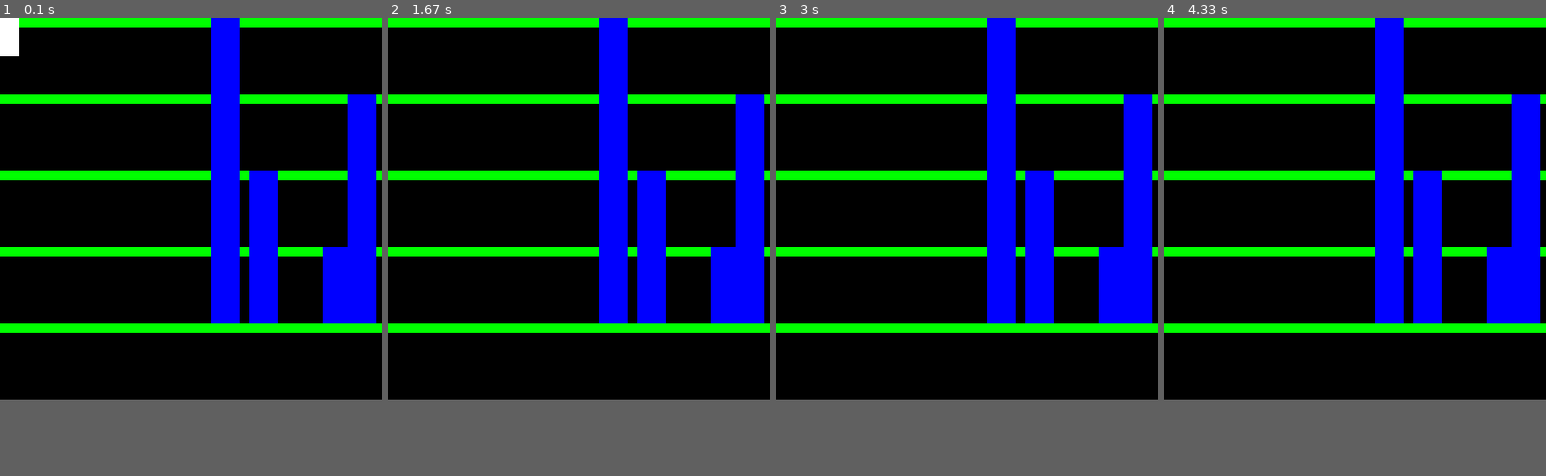
Above: before the commit, frames 1-4 (left to right).
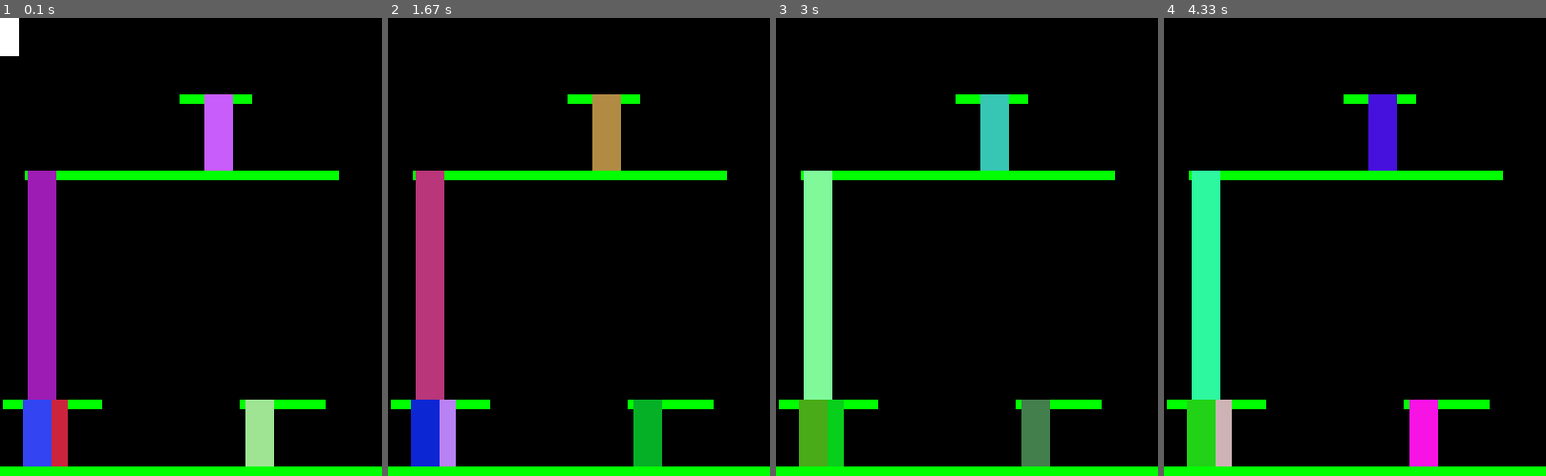
Above: after the commit, the same moments.

Repository: lvanderlyn/VideoGame
Game: pygame game, started from scaffolding.py
Two runs of this game, one before a commit and one after it. Both use one fixed random seed, a clock stepped at 60 frames per second and the inputs below. The source is Python 2; it was converted automatically to run under Python 3.
Inputs:
- Up to frame 1 (0.1 s): no input
- Up to frame 2 (1.67 s): hold Right 0.33-0.8 s; hold Right 0.83-1.3 s; hold Left from 1.33 s (still down)
- Up to frame 3 (3 s): release Left at 1.87 s
- Up to frame 4 (4.33 s): no input
In our replay, the window is 400x400 before the commit and 400x480 after it. These sizes can differ from the game's own. Grey fills any space a smaller window leaves; there, only what the larger window draws over its background counts as a difference.

The runs differ from the first frame. In frame 1, 29% of the frame differs, in the area x 0-100%, y 0-100%; in frame 2, 29%; in frame 3, 29%; in frame 4, 29%.

Commit message:
Works except for random overlaps of ladders

Diff:
--- a/scaffolding.py
+++ b/scaffolding.py
@@ -26,7 +26,7 @@
 MODE_FALLING = 5
 
 WINDOWWIDTH = 400
-WINDOWHEIGHT = 400
+WINDOWHEIGHT = 480
 
 
 # set up the colors
@@ -111,12 +111,16 @@
     def genPlatforms(self):
         #Generates platforms depending of windowheight/width
         numLayers  = int(math.ceil(WINDOWHEIGHT/(2.0*J_HEIGHT))) #Number of layers of platforms allowed
-        for layer in range(numLayers):
-            y = (WINDOWHEIGHT/numLayers)*layer
-            x = 0
-            width = WINDOWWIDTH #change this to make variable widths
+        h = WINDOWHEIGHT/numLayers
+        initPlat = Platform(0, WINDOWHEIGHT-PLATFORM_HEIGHT, WINDOWWIDTH)
+        self.platforms.append(initPlat)
+        for i in range(0,10):
+            y = random.randint(0, numLayers)*h + h
+            width = random.randint(50,150) #change this to make variable widths
+            x = random.randint(0,WINDOWWIDTH-width)
             plat = Platform(x,y,width)
             self.platforms.append(plat)
+
 
 
     def genLadders(self): #Not Dones
@@ -126,24 +130,43 @@
         height = 0
         x_pos = 0
         y_coor = 0
+
         for fromPlatform in self.platforms:
             r = random.randint(0,2)
+            possiblePlatforms = []
+            #print "do we try to build ladder? ", r
             if r==0 or r==1: #2/3 chance of having a ladder going down
-                possiblePlatforms = []
                 for toPlatform in self.platforms:
-                    for i in range(random.randint(0,4)):
-                        x_pos = random.randint(fromPlatform.x, (fromPlatform.x + fromPlatform.width-LADDER_WIDTH)) #choose random x position on platform
-                        if x_pos in range(toPlatform.x, toPlatform.x + toPlatform.width - LADDER_WIDTH):
-                            possiblePlatforms.append(toPlatform)
-                for possPlat in possiblePlatforms:
-                    if (possPlat.y > fromPlatform.y + (2*h)):
+                    if not (toPlatform==fromPlatform):
+                        for i in range(random.randint(0,4)):#generate 0 to 8 ladders
+                            x_pos = random.randint(fromPlatform.x, (fromPlatform.x + fromPlatform.width-LADDER_WIDTH)) #choose random x position on platform
+                            if x_pos in range(toPlatform.x, toPlatform.x + toPlatform.width-LADDER_WIDTH):
+                                if toPlatform.y>fromPlatform.y:
+                                    possiblePlatforms.append(toPlatform)
+                                    break
+                #print "fromPlatform.y = ", fromPlatform.y
+                for possPlat in possiblePlatforms: #Can't go higher than 2h
+                    #print "possPlat.y = ", possPlat.y
+                    if (possPlat.y > (fromPlatform.y + (2*h))):
+                        #print "removed", possPlat.y
                         possiblePlatforms.remove(possPlat)
                 if len(possiblePlatforms) != 0:
-                    p = random.randint(0,len(possiblePlatforms))
-                    ladder = Ladder(x_pos, fromPlatform.y, toPlatform.y - fromPlatform.y)
-                    self.ladders.append(ladder)
-
-
+                    p = random.randint(0,len(possiblePlatforms)-1)
+                    endPlatform = possiblePlatforms[p]
+                    ladder = Ladder(x_pos, fromPlatform.y, endPlatform.y - fromPlatform.y)
+                    #print "ladder", "x_pos = ", x_pos, "fromPlatform.y = ", fromPlatform.y, "toPlatform.y = ", toPlatform.y
+                    if len(self.ladders) > 0:
+                        for allLadders in self.ladders:
+                            print allLadders.rect
+                            if ((ladder.x+LADDER_WIDTH) in range(allLadders.x, allLadders.x + LADDER_WIDTH)) or (ladder.x in range(allLadders.x, allLadders.x + LADDER_WIDTH)):
+                                print ladder.x, "found a bad one!"
+                                continue
+                            else:
+                                self.ladders.append(ladder)
+                                print ladder.x, "created a ladder"
+                        print "--------"
+                    else:
+                        self.ladders.append(ladder)
 
 class Jumpman: #Defines Jumpman the one and only
     def __init__(self,x,y,width,height):
@@ -187,11 +210,12 @@
         self.screen = screen
 
     def draw(self):
+
         self.screen.fill(BLACK) #Makes screen bg black
         for platform in self.model.platforms:
             pygame.draw.rect(self.screen, GREEN, (platform.x, platform.y, platform.width, platform.height)) #Draws all of the platforms
         for ladder in self.model.ladders:
-            pygame.draw.rect(self.screen, BLUE, (ladder.x, ladder.y, ladder.width, ladder.height)) #Draws all of the ladders
+            pygame.draw.rect(self.screen, (random.randint(0,255),random.randint(0,255),random.randint(0,255)), (ladder.x, ladder.y, ladder.width, ladder.height)) #Draws all of the ladders
         pygame.draw.rect(self.screen, WHITE, (self.model.jumpman.x, self.model.jumpman.y, self.model.jumpman.width, self.model.jumpman.height))#Draws our jumpman
 
 class Controller:
--- a/scaffoldingWithContact.py
+++ /dev/null
@@ -1,220 +0,0 @@
-# -*- coding: utf-8 -*-
-"""
-Created on Fri Mar  7 20:01:01 2014
-
-@author: koenigin
-"""
-
-# -*- coding: utf-8 -*-
-"""
-Created on Fri Mar  7 16:12:53 2014
-
-@author: anneubuntu, ddiggins
-"""
-
-"""
-Scaffolding -
-Implementing the model-view-controller structure
-Leaving some functions undefined - we can work on them later once we know what they
-need to contain
-THIS IS GOOD AND IMPORTANT
-"""
-
-import math
-
-MODE_UNDERLADDER = 1
-MODE_ABOVELADDER = 2
-MODE_ONLADDER = 3
-MODE_ONPLATFORM = 4
-MODE_FALLING = 5
-
-class Model:
-    def __init__(self):
-        self.jumpman = Jumpman(x,y,width,height) #need jumpman class
-        self.platforms = []
-            #put code to generate platforms to fill the screen
-        self.ladders = []
-            #code to generate ladders b/w platforms and place in array
-        self.mode = modeFinder
-
-    def update(self):
-        self.jumpman.update()
-
-    def modeFinder(self):
-        '''Let's think about things logically:
-            We have a problem -> ie we want to be able to determine the mode that we
-            are based on the things that we are contacting
-            Basically, there are several modes that we need to consider:
-                1) under a ladder
-                    - actor would have contact with the ladder at the top, bottom and sides and platform
-                    - needs to be able to climb up or walk side to side
-                2) above a ladder
-                    - actor would have contact only at the bottom and with the platform
-                    - needs to be able to climb down or walk side to side
-                3) on a ladder
-                    - actor would have contact with ladder, but not platform
-                    - needs to be able to move up and down, but not sideways
-                4 on ground
-                    - actor would have contact with platform and not ladder
-                    -actor would need to move side to side but not up or down
-                5 falling
-                    -actor is in contact with now objects
-                    - can move side to side, and fall due to gravity'''
-        withinLadder = False
-        aboveLadder = False
-        onPlatform = False
-        #not quite working yet (need to figure out why -> figure out problem, loop iteration is not fast enough)
-        for walk in self.platforms:
-            #runs through all the background objects and decides the contact conditions
-            #based on how the objects are interacting and they type of object
-            if self.Y + self.Height >= walk.Y and self.Y + self.Height < walk.Y + walk.Height:
-                if self.X + 0.75 * self.Width >= walk.X and self.X + 0.25*self.Width() <= walk.X + walk.Width():
-                    onPlatform = True
-                    break
-        for up in self.ladders:
-            if self.X + 0.25 * self.Width >= up.X and self.X + 0.75*self.Width <= up.X + up.Width:
-                if self.Y + self.Height <= up.Y + up.Height and self.Y+ self.Height >= up.Y and not self.Y < up.Y:
-                    withinLadder = True
-                elif self.Y + self.Height >= up.Y and self.Y < up.Y:
-                    aboveLadder = True
-                break
-
-        #Assign Modes here based on the above conditions
-        if onPlatform and withinLadder and not aboveLadder:
-            return 1
-        elif aboveLadder and onPlatform:
-            return 2
-        elif withinLadder or aboveLadder and not onPlatform:
-            #
-            return 3
-        elif onPlatform and not withinLadder and not aboveLadder:
-            return 4
-        else:
-            return 5
-
-    def inContact(self, jumpman, pladder):#Not done yet either
-        #determines if jumpman is in contact with a given platform or ladder
-
-    def genPlatform(self):
-        #Generates platforms depending of windowheight/width
-        numLayers  = math.ceil(WINDOWHEIGHT/(2.0*J_HEIGHT)) #Number of layers of platforms allowed
-        for layer in range(numLayers):
-            y = (WINDOWHEIGHT/numLayers)*layer
-            x = 0
-            width = WINDOWWIDTH
-            plat = Platform(x,y,width)
-            self.platforms.append(plat)
-
-
-    def genLadder(self): #Not Dones
-        #Generates ladders depending on the location of the platforms
-
-class Jumpman: #Defines Jumpman the one and only
-    def __init__(self,x,y,width,height):
-        self.x = x
-        self.y = y
-        self.width = width
-        self.height = height
-        self.rect = pygame.Rect(x, y, width, height)
-        self.vx = 0.0
-        self.vy = 0.0
-
-    def update(self):
-        self.x += self.vx
-        self.y += self.vy
-
-    def jump(self):
-        self.vy -= 5 #fiddle with actual number, was selected arbitrarily. it felt GOOD
-
-    def gravity(self):
-        self.vy += 3 #selected randomly, can change
-
-class Platform: #Defines platform class
-    def __init__(self, x, y, width):
-        self.x = x
-        self.y = y
-        self.width = width
-        self.height = 10 #Height 10px
-        self.rect = pygame.Rect(x, y, width, height)
-
-class Ladder: #Defines ladder class
-    def __init__(self, x, y, height):
-        self.x = x
-        self.y = y
-        self.width = 30 #Width 30px
-        self.height = height
-        self.rect = pygame.Rect(x, y, width, height)
-
-class View:
-    def __init__(self, model, screen): #View contains model and screen
-        self.model = Model
-        self.screen = screen
-
-    def draw(self):
-        self.screen.fill(BLACK) #Makes screen bg black
-        for platform in self.model.platforms:
-            pygame.draw.Rect(self.screen, GREEN, pygame.Rect(platform.x, platform.y, platform.width, platform.height)) #Draws all of the platforms
-        for ladder in self.model.ladders:
-            pygame.draw.Rect(self.screen, BLUE, pygame.Rect(ladder.x, ladder.y, ladder.width, ladder.height)) #Draws all of the ladders
-        pygame.draw.Rect(self.model.jumpman.x, self.model.jumpman.y, self.model.jumpman.width, self.model.jumpman.height) #Draws our jumpman
-
-class Controller:
-    def __init__(self,model):
-        self.model = model
-
-    def handleEvent(self, event): #Defines all scenarios that can happen to jumpman and movements associated with said states
-        if event.type == QUIT:
-            pygame.quit()
-            sys.exit()
-        if model.mode == MODE_UNDERLADDER:
-            #should be able to move up, left, or right, jump
-            if event.type != KEYDOWN:
-                return
-            if event.key == pygame.K_LEFT:
-                self.model.jumpman.vx -= 1.0
-            if event.key == pygame.K_RIGHT:
-                self.model.jumpman.vx += 1.0
-            if event.key == pygame.K_UP:
-                self.model.jumpman.vy -= 1.0
-            if event.key == pygame.K_SPACE:
-                self.model.jumpman.jump()
-        elif model.mode == MODE_ABOVELADDER:
-            #should be able to move, down, left, right, jump
-            if event.type != KEYDOWN:
-                return
-            if event.key == pygame.K_LEFT:
-                self.model.jumpman.vx -= 1.0
-            if event.key == pygame.K_RIGHT:
-                self.model.jumpman.vx += 1.0
-            if event.key == pygame.K_DOWN:
-                self.model.jumpman.vy += 1.0
-            if event.key == pygame.K_SPACE:
-                self.model.jumpman.jump()
-        elif model.mode == MODE_ONLADDER:
-            #should be able to move up, down
-            if event.type != KEYDOWN:
-                return
-            if event.key == pygame.K_DOWN:
-                self.model.jumpman.vx += 1.0
-            if event.key == pygame.K_UP:
-                self.model.jumpman.vy -= 1.0
-        elif model.mode == MODE_ONGROUND:
-            #should be able to move left, right, jump
-            if event.type != KEYDOWN:
-                return
-            if event.key == pygame.K_LEFT:
-                self.model.jumpman.vx -= 1.0
-            if event.key == pygame.K_RIGHT:
-                self.model.jumpman.vx += 1.0
-            if event.key == pygame.K_SPACE:
-                self.model.jumpman.jump()
-        elif model.mode == MODE_FALLING:
-            #should be able to move left, right
-            if event.type != KEYDOWN:
-                return
-            if event.key == pygame.K_LEFT:
-                self.model.jumpman.vx -= 1.0
-            if event.key == pygame.K_RIGHT:
-                self.model.jumpman.vx += 1.0
-            if event.key == pygame.K_SPACE:
-                self.model.jumpman.jump()
